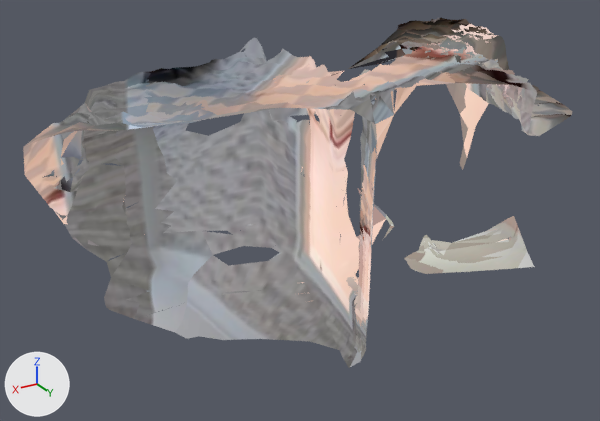
The glTF model assets/scans/b.glb as it was, and as the next commit left it.
Before and after are seen from a 50 mm camera at (5.01, 7.27, 2.14) aimed at (0.47, -0.3, -1.65). Arrows for +X, +Y and +Z are at lower left; the lights stay in place. The older version comes first. Where no turn or scale is listed for an object, it has been applied to the vertices. Vertices at exactly the same position are counted once.

The older version as bpy lines, for what is in view:
```python
mat_material_0 = bpy.data.materials.new('Material_0')
mat_material_0.use_nodes = True; mat_material_0.node_tree.nodes.clear()
_N = mat_material_0.node_tree.nodes; _L = mat_material_0.node_tree.links
n0 = _N.new('ShaderNodeEmission'); n0.name = 'Emission'
n1 = _N.new('ShaderNodeLightPath'); n1.name = 'Light Path'
n2 = _N.new('ShaderNodeBsdfTransparent'); n2.name = 'Transparent BSDF'
n3 = _N.new('ShaderNodeMixShader'); n3.name = 'Mix Shader'
n4 = _N.new('ShaderNodeOutputMaterial'); n4.name = 'Material Output'
n5 = _N.new('ShaderNodeTexImage'); n5.name = 'Image Texture'
n5.image = img_image_0
n6 = _N.new('ShaderNodeMapping'); n6.name = 'Mapping'
n6.inputs[1].default_value = (0.00178, -2.864, 0.0)  # 'Location'
n6.inputs[3].default_value = (3.984, 3.82, 1.0)  # 'Scale'
n7 = _N.new('ShaderNodeUVMap'); n7.name = 'UV Map'
n7.uv_map = 'UVMap'
_L.new(n1.outputs[0], n3.inputs[0])  # 'Is Camera Ray' to 'Factor'
_L.new(n2.outputs[0], n3.inputs[1])  # 'BSDF' to 'Shader'
_L.new(n0.outputs[0], n3.inputs[2])  # 'Emission' to 'Shader'
_L.new(n3.outputs[0], n4.inputs[0])  # 'Shader' to 'Surface'
_L.new(n5.outputs[0], n0.inputs[0])  # 'Color' to 'Color'
_L.new(n6.outputs[0], n5.inputs[0])  # 'Vector' to 'Vector'
_L.new(n7.outputs[0], n6.inputs[0])  # 'UV' to 'Vector'
me_mesh_0 = bpy.data.meshes.new('Mesh_0')
me_mesh_0.from_pydata(...)  # 33306 vertices, 66139 faces; spans x 0.0..6.42, y -4.41..0.0, z 0.0..2.85
me_mesh_0.materials.append(mat_material_0)
ob_mesh_0 = bpy.data.objects.new('Mesh_0', me_mesh_0)
ob_mesh_0.location = (-2.828, 1.768, -2.648)
```
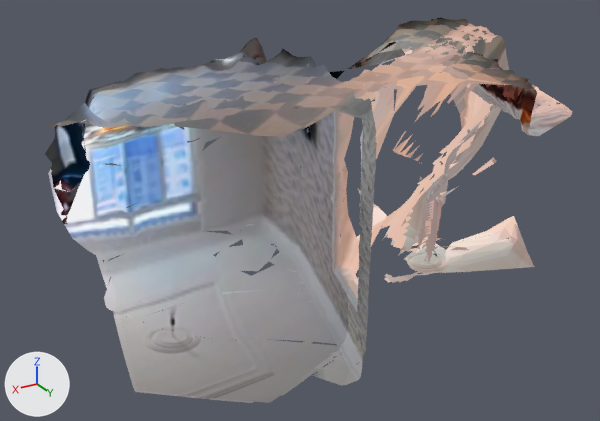
Where the newer file only moved an object's origin or applied its transform, the numbers keep the older frame.

Pixel boxes (x1, y1, x2, y2) of what changed, in the pictures (600 x 421 px):
'Mesh_0', surface changed, reshaped (10% taller)
    before: (23, 18, 572, 368)
    after: (45, 18, 572, 403)
part 1 of me_mesh_0, built on
    before: (23, 41, 516, 362)
    after: (96, 41, 516, 403)
part 2 of me_mesh_0, added
    after: (211, 245, 277, 271)
part 3 of me_mesh_0, surface changed
    both: (45, 18, 572, 367)

The change, as a list of edits to the scene's bpy script:
```text
Change mat_material_0:
    where n6 = _N.new('ShaderNodeMapping'); n6.name = 'Mapping'
    n6.inputs[1].default_value: (0.00178, -2.864, 0.0) -> (0.00261, -2.956, 0.0)  # 'Location'
    n6.inputs[3].default_value: (3.984, 3.82, 1.0) -> (3.942, 3.954, 1.0)  # 'Scale'
Change me_mesh_0:
    used by ob_mesh_0; location = (-2.828, 1.768, -2.648)
    remove me_mesh_0.from_pydata(...)  # 33306 vertices, 66139 faces; spans x 0.0..6.42, y -4.41..0.0, z 0.0..2.85
    add me_mesh_0.from_pydata(...)  # 36646 vertices, 71305 faces; spans x 0.0..6.18, y -4.27..0.04, z -0.17..2.85
    me_mesh_0 part 1: 368 vertices moved within x 0.94..5.56, y -2.22..-0.03, z 0.04..2.82; 121 vertices removed from x 0.54..6.42, y -4.41..-0.01, z 0.04..2.75; 3434 vertices added at x 0.4..5.69, y -4.23..0.04, z -0.17..2.78
    me_mesh_0 part 2: 28 vertices added at x 3.02..4.1, y -3.38..-2.56, z 0.01..0.11
    me_mesh_0 part 3: 63973 kept faces spanning x 0.0..6.18, y -4.27..0.0, z 0.0..2.85 get new texture (UV) coordinates
    other edits to the shape of me_mesh_0 do not show in these pictures
```
